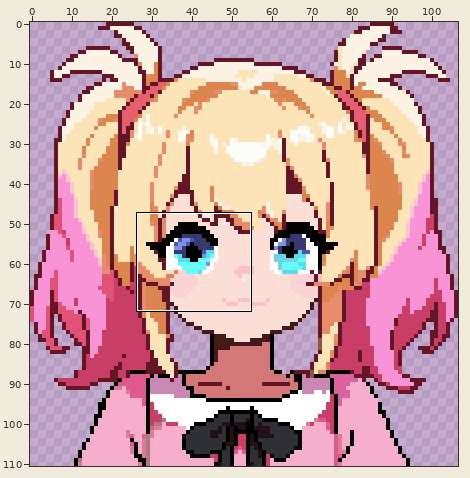
A sprite sheet gets an edit: Resources/Bots-IMGs/Samathan-Helkiser/normalGyaru.png. The first picture is a wide view before the edit; the outline marks the close-up.
Close-up. Before the edit:
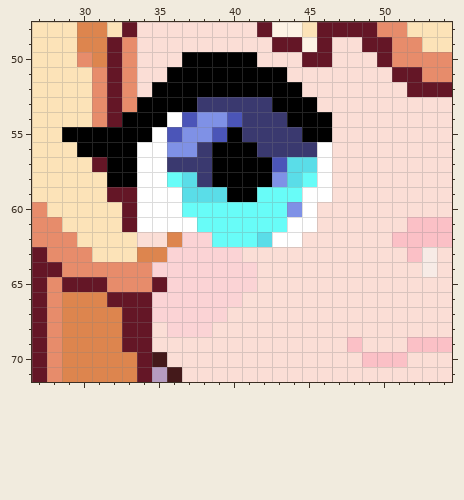
The file is 107x111 pixels. Shown: x 27..54, y 48..71.
After:
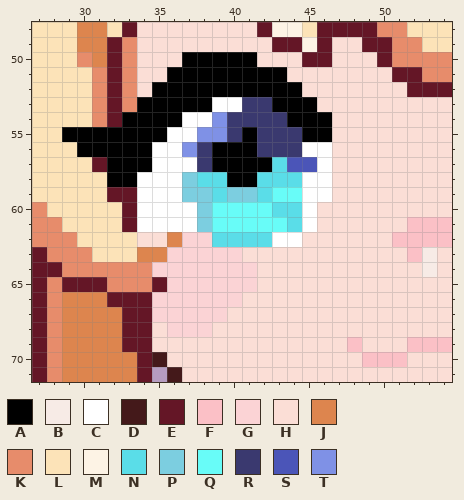
Palette (. is transparent): A #000000  B #f7ebe6  C #ffffff  D #44191a  E #641626  F #fbc0c6  G #fbd3d5  H #fbded6  J #dd854e  K #e78c6b  L #fce3b8  M #fdf3e5  N #5adde8  P #7ccee0  Q #68fcf8  R #3a396f  S #4b55b8  T #7f91e6
Author's note on the commit: Olha da Samantha fix Não tinha curtindo como eu fiz originalmente
Edits made:
The author changed colour C to colour A in row 54 at x 36; in row 55 at x 35; in rows 56 to 57 at x 34.
The author changed colour R to colour A in row 53 at x 38; in row 55 at x 41.
The author changed colour Q to colour C in row 58 at x 36 and 45; in row 60 at x 37.
The author changed colour R to colour C in row 53 at x 39 to 40; in row 56 at x 45; in row 57 at x 36 to 37.
The author changed colour S to colour C in row 54 at x 37; in row 55 at x 36.
The author changed colour T to colour C in row 54 at x 38; in row 55 at x 37; in row 56 at x 36.
The author changed colour A to colour N in row 58 at x 39 and 42.
The author changed colour C to colour N in row 61 at x 44.
The author changed colour Q to colour N in row 59 at x 42; in row 60 at x 43; in row 62 at x 39 to 41.
The author changed colour R to colour N in row 58 at x 38.
The author changed colour S to colour N in row 57 at x 43.
The author changed colour T to colour N in row 58 at x 43; in row 60 at x 44.
The author changed colour A to colour P in row 59 at x 40 to 41.
The author changed colour N to colour P in row 58 at x 37; in row 59 at x 37 to 38.
The author changed colour Q to colour P in rows 60 to 61 at x 38.
The author changed colour A to colour R in row 55 at x 40.
The author changed colour S to colour R in row 54 at x 40.
The author changed colour N to colour S in row 57 at x 44 to 45.
The author changed colour S to colour T in row 55 at x 39.
Changed places in both close-ups, as pixel boxes (x1, y1, x2, y2):
changed: (137, 97, 317, 247)
